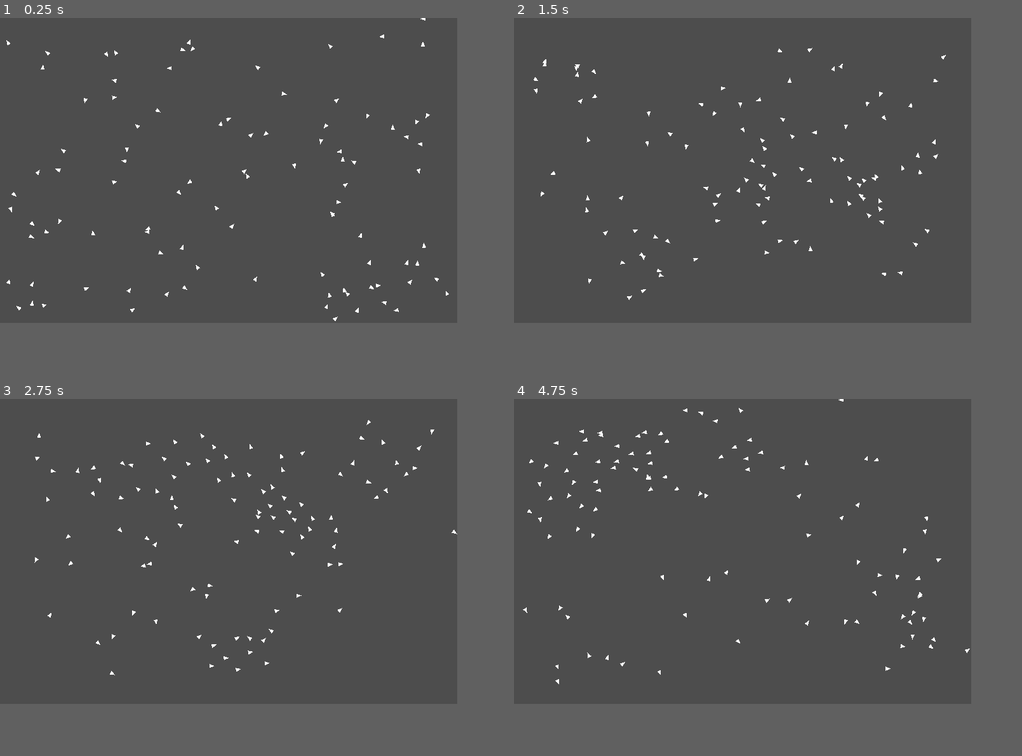
Above: before the commit, frames 1-4 (two rows, left to right).
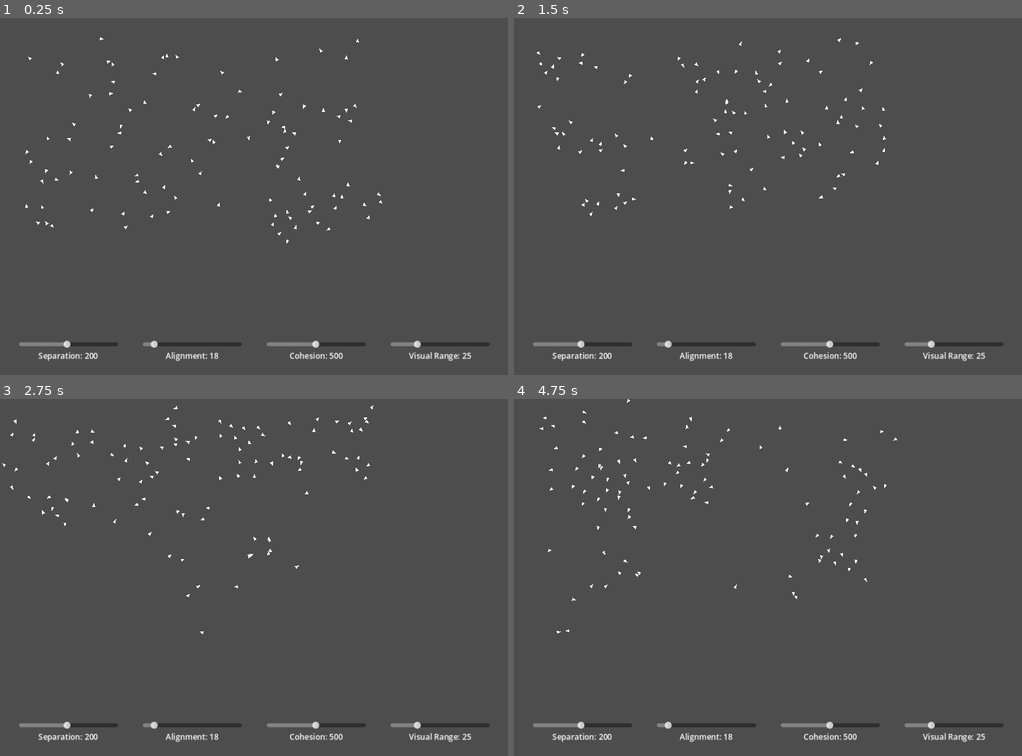
Above: after the commit, the same moments.

Repository: VeilLight/Boids
Game: Godot game, scene res://2d/flock_2d.tscn
Two runs of this game, one before a commit and one after it. Both use one fixed random seed, a clock stepped at 60 frames per second and the inputs below.
Inputs:
- Up to frame 1 (0.25 s): no input
- Up to frame 2 (1.5 s): no input
- Up to frame 3 (2.75 s): no input
- Up to frame 4 (4.75 s): no input
In our replay, the window is 720x480 before the commit and 800x562 after it. These sizes can differ from the game's own. Grey fills any space a smaller window leaves; there, only what the larger window draws over its background counts as a difference.

The runs differ from the first frame. In frame 1, 2.2% of the frame differs, in the area x 1-97%, y 0-97%; in frame 2, 2.2%; in frame 3, 2.3%, in the area x 0-97%, y 1-97%; in frame 4, 2.3%.

Commit message:
Add GUI to control flocking parameters
- Increase window size
- Spawn boids inside a given window margin

Diff:
--- a/2d/boid_2d.gd
+++ b/2d/boid_2d.gd
@@ -1,18 +1,12 @@
 extends Polygon2D
 
-# The distance at which boids are able to see each other.
-const NEIGHBOURHOOD_DISTANCE = 25
-
-var screen_width = 0
-var screen_height = 0
+var max_width = 0
+var max_height = 0
 var velocity = Vector2()
 
 # Called when the node enters the scene tree for the first time.
 func _ready():
-	var size = get_window().size
-	screen_width = size.x
-	screen_height = size.y
-
+	max_width = get_window().size.x
 	# Choose a random direction to start flying into
 	var angle = randf_range(0, 2 * PI)
 	update_velocity(Vector2(cos(angle), sin(angle)))
@@ -20,46 +14,56 @@
 # Called every frame. 'delta' is the elapsed time since the previous frame.
 func _process(_delta):
 	translate(velocity)
+	_limit_velocity()
+	_update_rotation()
+	_update_bounds()
+
+func setup(_initial_position: Vector2, _max_height: int):
+	set_position(_initial_position)
+	max_height = _max_height
+
+func update_velocity(_velocity: Vector2):
+	velocity += _velocity
+
+func get_velocity():
+	return velocity
+
+func _update_rotation():
+	# Update model rotation to match the flight direction
+	set_rotation(velocity.angle() + deg_to_rad(90))
+
+func _limit_velocity():
+	# Limit speed between a minimum and maximum
+	var velocity_magnitude = velocity.length()
+	var speed = max(min(velocity_magnitude, get_meta("max_speed")), get_meta("min_speed"))
+	velocity = velocity / velocity_magnitude * speed
+
+func _update_bounds():
 	var screen_margin = get_meta("screen_margin")
 	if screen_margin > 0:
 		_stay_within_scree_bounds(screen_margin)
 	else:
 		_navigate_to_other_side_of_screen_if_out_of_bounds()
 
-func update_velocity(_velocity: Vector2):
-	velocity += _velocity
-	# Limit speed between a minimum and maximum
-	_limit_velocity()
-	# Update model rotation to match the new flight direction
-	set_rotation(velocity.angle() + deg_to_rad(90))
-
-func get_velocity():
-	return velocity
-
 func _stay_within_scree_bounds(screen_margin: float):
 	var turn_factor = get_meta("turn_factor")
 
 	if position.x < screen_margin:
 		velocity.x += turn_factor
-	elif position.x > screen_width - screen_margin:
+	elif position.x > max_width - screen_margin:
 		velocity.x -= turn_factor
 
 	if position.y < screen_margin:
 		velocity.y += turn_factor
-	elif position.y > screen_height - screen_margin:
+	elif position.y > max_height - screen_margin:
 		velocity.y -= turn_factor
 
 func _navigate_to_other_side_of_screen_if_out_of_bounds():
-	if position.x > screen_width:
+	if position.x > max_width:
 		set_position(Vector2(0, position.y))
 	elif position.x < 0:
-		set_position(Vector2(screen_width, position.y))
-	if position.y > screen_height:
+		set_position(Vector2(max_width, position.y))
+	if position.y > max_height:
 		set_position(Vector2(position.x, 0))
 	elif position.y < 0:
-		set_position(Vector2(position.x, screen_height))
-
-func _limit_velocity():
-	var velocity_magnitude = velocity.length()
-	var speed = max(min(velocity_magnitude, get_meta("max_speed")), get_meta("min_speed"))
-	velocity = velocity / velocity_magnitude * speed
+		set_position(Vector2(position.x, max_height))
--- a/2d/flock_2d.gd
+++ b/2d/flock_2d.gd
@@ -1,31 +1,24 @@
 extends Node2D
 
-# The size of the flock, a.k.a the total number of boids
+# The size of the flock, i.e. the total number of boids
 const FLOCK_SIZE = 100
+# The distance from the window bounds at which boids will spawn
+const BOID_SPAWN_MARGIN = 50
 
-# Represents by how much a boid will turn away from neighbours.
-# The lower the number, the higher the turn gets.
-const SEPARATION_FACTOR = 200
-
-# Represents by how much a boid will align with its neighbours directions.
-# The lower the number, the higher the alignment gets.
-const ALIGNMENT_FACTOR = 18
-
-# The amount of approximation towards the neighbours center of mass.
-# The lower the number, the higher the approximation gets.
-const COHESION_FACTOR = 500
-
-var boid_scene = preload("res://2d/boid_2d.tscn")
 var flock = []
 
 # Called when the node enters the scene tree for the first time.
 func _ready():
+	var boid_scene = preload("res://2d/boid_2d.tscn")
 	var size = get_window().size
+	var max_x = size.x - BOID_SPAWN_MARGIN
+	var max_y = size.y - $Properties.size.y - BOID_SPAWN_MARGIN
+
 	for i in range(FLOCK_SIZE):
 		var boid = boid_scene.instantiate()
-		var initial_x = randf_range(0, size.x)
-		var initial_y = randf_range(0, size.y)
-		boid.set_position(Vector2(initial_x, initial_y))
+		var initial_x = randf_range(BOID_SPAWN_MARGIN, max_x)
+		var initial_y = randf_range(BOID_SPAWN_MARGIN, max_y)
+		boid.setup(Vector2(initial_x, initial_y), max_y)
 		flock.append(boid)
 		add_child(boid)
 
@@ -35,8 +28,10 @@
 		var separation = _apply_separation(boid)
 		var alignment = _apply_alignment(boid)
 		var cohesion = _apply_cohesion(boid)
-		var velocity = separation + alignment + cohesion
-		boid.update_velocity(velocity)
+		var velocity: Vector2 = separation + alignment + cohesion
+
+		if !velocity.is_equal_approx(Vector2.ZERO):
+			boid.update_velocity(velocity)
 
 func _apply_separation(boid):
 	var separation = Vector2()
@@ -46,12 +41,12 @@
 			continue
 
 		var to_other = boid.position - b.position
-		if to_other.length() > boid.NEIGHBOURHOOD_DISTANCE:
+		if to_other.length() > $Properties/VisualRange/HSlider.value:
 			continue
 
 		separation += to_other
 
-	return separation / SEPARATION_FACTOR
+	return separation / $Properties/Separation/HSlider.value
 
 func _apply_alignment(boid):
 	var avg_neighbours_velocities = Vector2()
@@ -62,7 +57,7 @@
 			continue
 
 		var distance = boid.position.distance_to(b.position)
-		if distance > boid.NEIGHBOURHOOD_DISTANCE:
+		if distance > $Properties/VisualRange/HSlider.value:
 			continue
 
 		avg_neighbours_velocities += b.get_velocity()
@@ -72,7 +67,7 @@
 		return Vector2()
 
 	var avg_velocity = avg_neighbours_velocities / neighbours
-	return (avg_velocity - boid.get_velocity()) / ALIGNMENT_FACTOR
+	return (avg_velocity - boid.get_velocity()) / $Properties/Alignment/HSlider.value
 
 func _apply_cohesion(boid):
 	var avg_neighbours_positions = Vector2()
@@ -83,7 +78,7 @@
 			continue
 
 		var distance = boid.position.distance_to(b.position)
-		if distance > boid.NEIGHBOURHOOD_DISTANCE:
+		if distance > $Properties/VisualRange/HSlider.value:
 			continue
 
 		avg_neighbours_positions += b.position
@@ -93,4 +88,4 @@
 		return Vector2()
 
 	var center_of_mass_position = avg_neighbours_positions / neighbours
-	return (center_of_mass_position - boid.position) / COHESION_FACTOR
+	return (center_of_mass_position - boid.position) / $Properties/Cohesion/HSlider.value
--- a/2d/flock_2d.tscn
+++ b/2d/flock_2d.tscn
@@ -1,6 +1,99 @@
-[gd_scene load_steps=2 format=3 uid="uid://b1vuusl2plpan"]
+[gd_scene load_steps=6 format=3 uid="uid://b1vuusl2plpan"]
 
 [ext_resource type="Script" path="res://2d/flock_2d.gd" id="1_q38td"]
+[ext_resource type="Script" path="res://2d/gui/VisualRangeVBox.gd" id="2_7em4i"]
+[ext_resource type="Script" path="res://2d/gui/SeparationVBox.gd" id="2_t10y5"]
+[ext_resource type="Script" path="res://2d/gui/AlignmentVBox.gd" id="3_51hth"]
+[ext_resource type="Script" path="res://2d/gui/CohesionVBox.gd" id="4_64glq"]
 
 [node name="Boids2D" type="Node2D"]
 script = ExtResource("1_q38td")
+
+[node name="Properties" type="HBoxContainer" parent="."]
+anchors_preset = 2
+anchor_top = 1.0
+anchor_bottom = 1.0
+offset_top = 650.0
+offset_right = 1024.0
+offset_bottom = 723.0
+grow_vertical = 0
+theme_override_constants/separation = 50
+alignment = 1
+
+[node name="Separation" type="VBoxContainer" parent="Properties"]
+layout_mode = 2
+script = ExtResource("2_t10y5")
+
+[node name="HSlider" type="HSlider" parent="Properties/Separation"]
+custom_minimum_size = Vector2(200, 0)
+layout_mode = 2
+min_value = 10.0
+max_value = 400.0
+value = 200.0
+
+[node name="Label" type="Label" parent="Properties/Separation"]
+layout_mode = 2
+tooltip_text = "Represents by how much a boid will turn away from its neighbours.
+The lower the number, the more agrresive the turn gets."
+mouse_filter = 1
+horizontal_alignment = 1
+vertical_alignment = 1
+
+[node name="Alignment" type="VBoxContainer" parent="Properties"]
+layout_mode = 2
+script = ExtResource("3_51hth")
+
+[node name="HSlider" type="HSlider" parent="Properties/Alignment"]
+custom_minimum_size = Vector2(200, 0)
+layout_mode = 2
+min_value = 1.0
+max_value = 200.0
+value = 18.0
+
+[node name="Label" type="Label" parent="Properties/Alignment"]
+layout_mode = 2
+tooltip_text = "Represents by how much a boid will align its direction with its neighbours directions.
+The lower the number, the higher the alignment gets."
+mouse_filter = 1
+horizontal_alignment = 1
+vertical_alignment = 1
+
+[node name="Cohesion" type="VBoxContainer" parent="Properties"]
+layout_mode = 2
+script = ExtResource("4_64glq")
+
+[node name="HSlider" type="HSlider" parent="Properties/Cohesion"]
+custom_minimum_size = Vector2(200, 0)
+layout_mode = 2
+min_value = 1.0
+max_value = 1000.0
+value = 500.0
+
+[node name="Label" type="Label" parent="Properties/Cohesion"]
+layout_mode = 2
+tooltip_text = "Represents the boid's approximation towards the center of mass of its neighbours.
+The lower the number, the higher the approximation gets."
+mouse_filter = 1
+horizontal_alignment = 1
+vertical_alignment = 1
+
+[node name="VisualRange" type="VBoxContainer" parent="Properties"]
+layout_mode = 2
+script = ExtResource("2_7em4i")
+
+[node name="HSlider" type="HSlider" parent="Properties/VisualRange"]
+custom_minimum_size = Vector2(200, 0)
+layout_mode = 2
+value = 25.0
+
+[node name="Label" type="Label" parent="Properties/VisualRange"]
+layout_mode = 2
+tooltip_text = "The distance at which a boid is able to see other boids."
+mouse_filter = 1
+horizontal_alignment = 1
+vertical_alignment = 1
+
+[connection signal="value_changed" from="Properties/Separation/HSlider" to="Properties/Separation" method="_on_h_slider_value_changed"]
+[connection signal="value_changed" from="Properties/Alignment/HSlider" to="Properties/Alignment" method="_on_h_slider_value_changed"]
+[connection signal="value_changed" from="Properties/Cohesion/HSlider" to="Properties/Cohesion" method="_on_h_slider_value_changed"]
+[connection signal="value_changed" from="Properties/VisualRange/HSlider" to="Properties/VisualRange" method="_on_h_slider_value_changed"]
--- /dev/null
+++ b/2d/gui/AlignmentVBox.gd
@@ -0,0 +1,12 @@
+extends VBoxContainer
+
+
+# Called when the node enters the scene tree for the first time.
+func _ready():
+	_set_label_text($HSlider.value)
+
+func _on_h_slider_value_changed(value):
+	_set_label_text(value)
+
+func _set_label_text(value):
+	$Label.text = "Alignment: " + str(value)
--- /dev/null
+++ b/2d/gui/CohesionVBox.gd
@@ -0,0 +1,12 @@
+extends VBoxContainer
+
+
+# Called when the node enters the scene tree for the first time.
+func _ready():
+	_set_label_text($HSlider.value)
+
+func _on_h_slider_value_changed(value):
+	_set_label_text(value)
+
+func _set_label_text(value):
+	$Label.text = "Cohesion: " + str(value)
--- /dev/null
+++ b/2d/gui/SeparationVBox.gd
@@ -0,0 +1,12 @@
+extends VBoxContainer
+
+
+# Called when the node enters the scene tree for the first time.
+func _ready():
+	_set_label_text($HSlider.value)
+
+func _on_h_slider_value_changed(value):
+	_set_label_text(value)
+
+func _set_label_text(value):
+	$Label.text = "Separation: " + str(value)
--- /dev/null
+++ b/2d/gui/VisualRangeVBox.gd
@@ -0,0 +1,12 @@
+extends VBoxContainer
+
+
+# Called when the node enters the scene tree for the first time.
+func _ready():
+	_set_label_text($HSlider.value)
+
+func _on_h_slider_value_changed(value):
+	_set_label_text(value)
+
+func _set_label_text(value):
+	$Label.text = "Visual Range: " + str(value)
--- a/project.godot
+++ b/project.godot
@@ -17,6 +17,6 @@
 
 [display]
 
-window/size/viewport_width=720
-window/size/viewport_height=480
+window/size/viewport_width=1024
+window/size/viewport_height=720
 window/stretch/mode="canvas_items"
